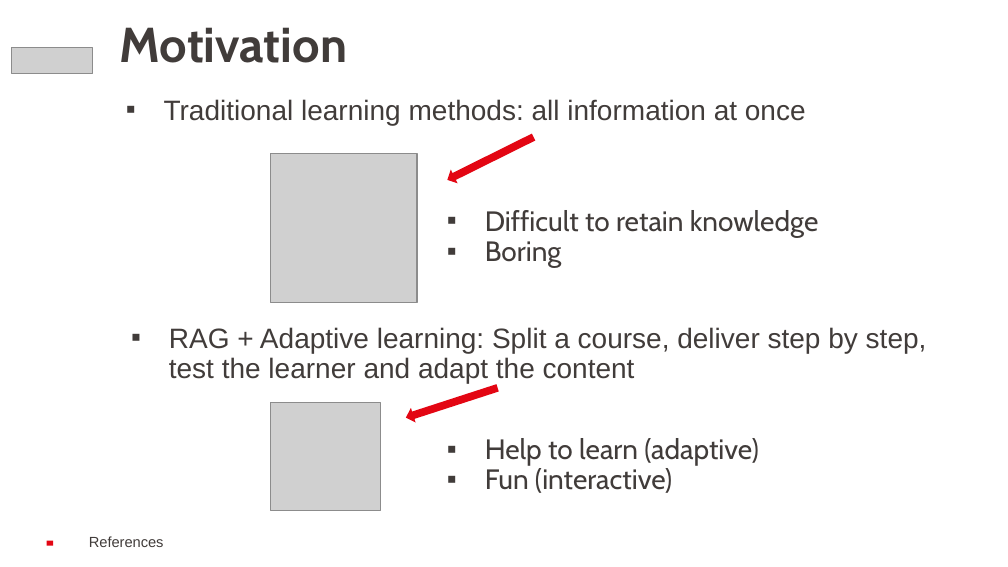
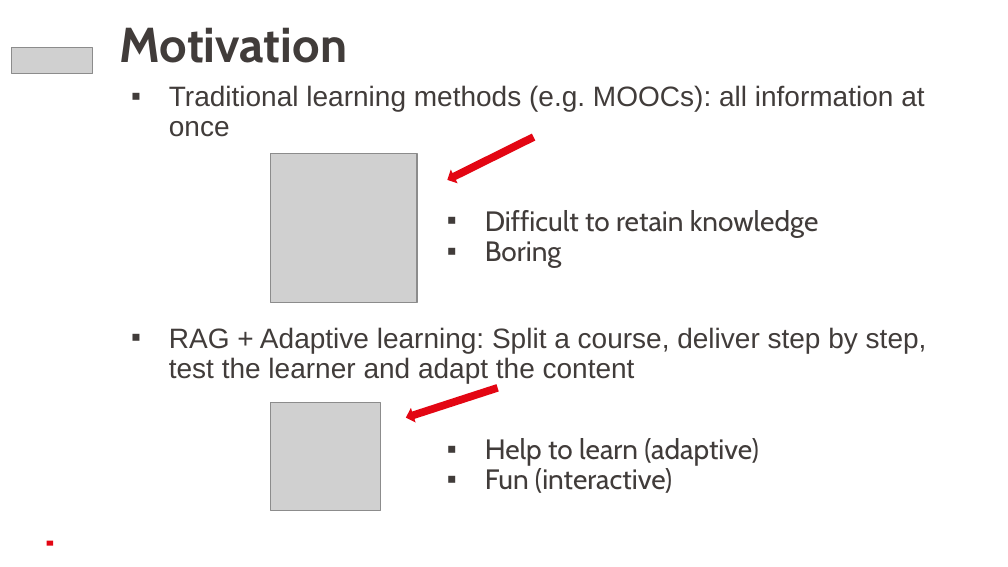
Before and after one commit to schole-ai/content-delivery, a slide deck: slide 2 of proposal_presentation_yannis.pptx. Drawn at 1008x567 pixels with LibreOffice and Linux fonts; fonts in the diff are those of the drawing; grey boxes stand for pictures; background and template pictures are left out. Boxes give left, top, right and bottom in pixels: in the first picture for what was removed or moved away, otherwise in the second. Text is boxed around its words. In the diff, an @@ line names an element or a change of style, - is before the commit and + after.

Commit message:
add rag with neo4, chunking methods

```diff
--- a/proposal_presentation_yannis.pptx
+++ b/proposal_presentation_yannis.pptx
@@ text at (169, 85, 924, 137): text changed @@
-▪ Traditional learning methods: all information at once
+▪ Traditional learning methods (e.g. MOOCs): all information at once
@@ text removed at (89, 536, 164, 547) @@
-References
```
Also in this commit, not shown: 4 other slides changed, 8 other files.
